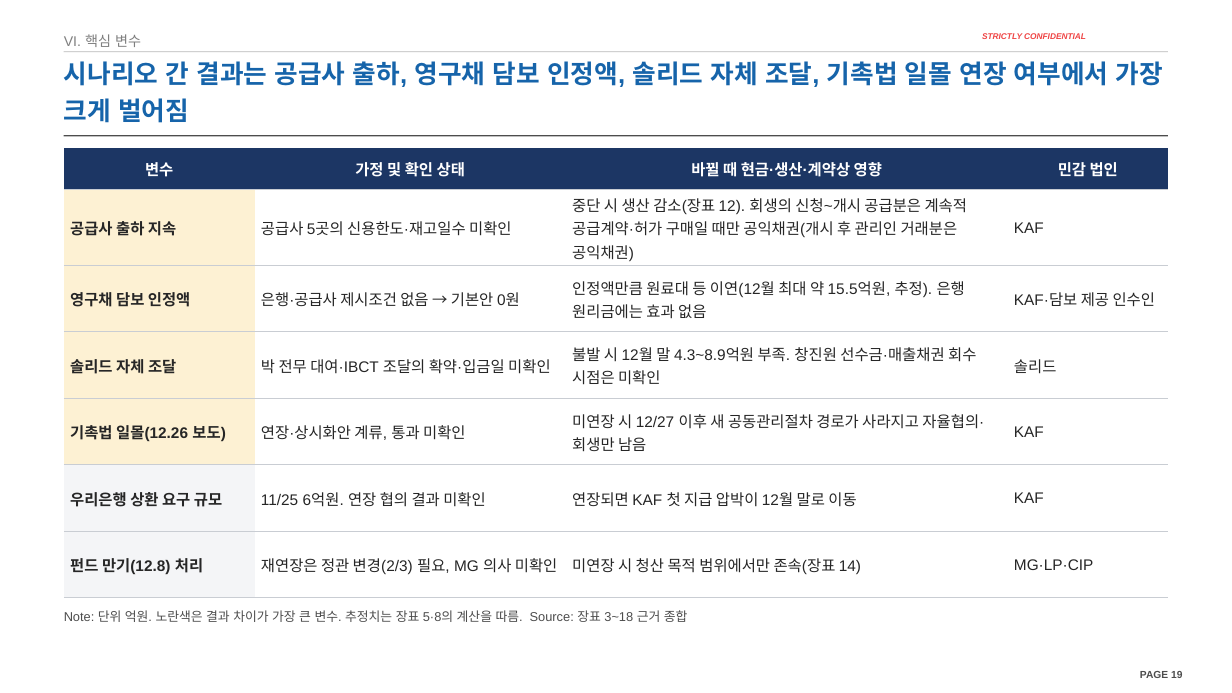
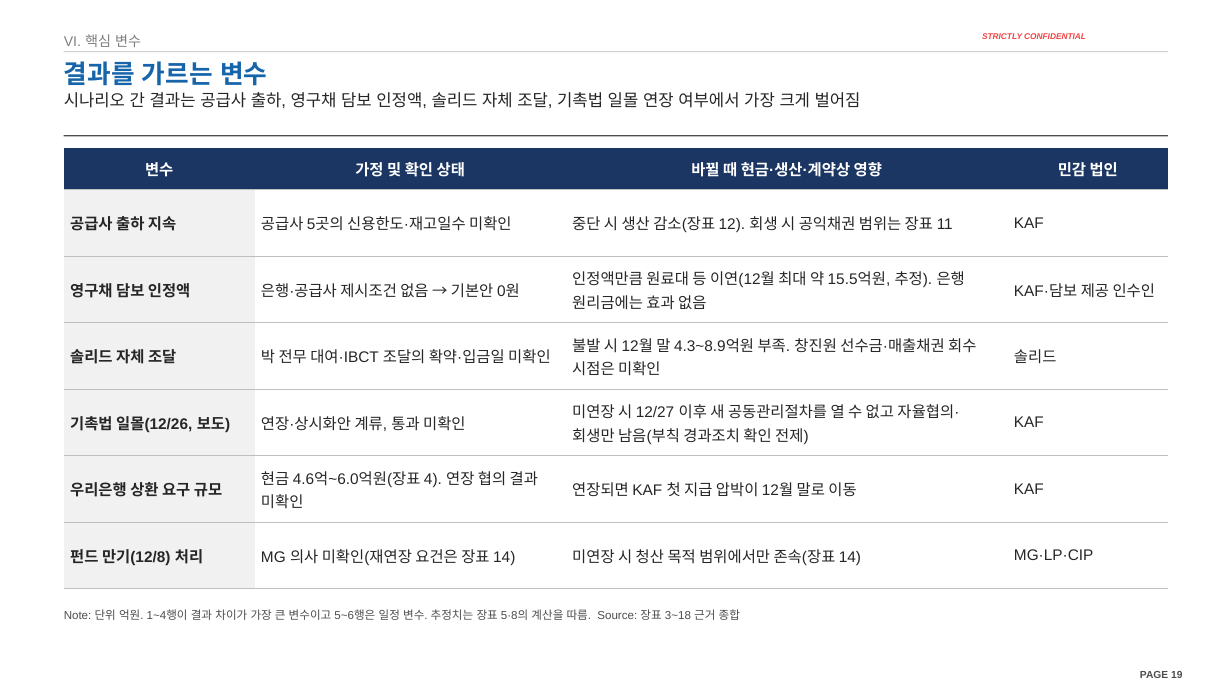
Before and after one commit to jogyesung/GS-Secretary, a slide deck: slide 19 of outputs/CIP_KAF_솔리드_자금조달차질_시나리오_20261118.pptx. Drawn at 1232x693 pixels with LibreOffice and Linux fonts; fonts in the diff are those of the drawing; background and template pictures are left out. Boxes give left, top, right and bottom in pixels: in the first picture for what was removed or moved away, otherwise in the second. Text is boxed around its words. In the diff, an @@ line names an element or a change of style, - is before the commit and + after.

```diff
--- a/outputs/CIP_KAF_솔리드_자금조달차질_시나리오_20261118.pptx
+++ b/outputs/CIP_KAF_솔리드_자금조달차질_시나리오_20261118.pptx
@@ title added at (64, 61, 267, 86), 20 pt, text #1664AA, bold @@
+결과를 가르는 변수
@@ text "시나리오 간 결과는 공급사 출하, ...": place and size @@
-text "시나리오 간 결과는 공급사 출하, ..." at (64, 61, 1163, 123)
+text "시나리오 간 결과는 공급사 출하, ..." at (64, 92, 861, 108)
@@ text "시나리오 간 결과는 공급사 출하, ..." at (64, 92, 861, 108): size 20 to 13 pt, text colour #1664AA to #262626, bold off; line spacing 1.2 to 1; less space between paragraphs; vertical alignment bottom to top @@
@@ table at (64, 148, 1168, 589) @@
-row 2, column 3: 중단 시 생산 감소(장표 12). 회생의 신청~개시 공급분은 계속적 공급계약·허가 구매일 때만 공익채권(개시 후 관리인 거래분은 공익채권)
+row 2, column 3: 중단 시 생산 감소(장표 12). 회생 시 공익채권 범위는 장표 11
-row 5, column 1: 기촉법 일몰(12.26 보도)
+row 5, column 1: 기촉법 일몰(12/26, 보도)
-row 5, column 3: 미연장 시 12/27 이후 새 공동관리절차 경로가 사라지고 자율협의·회생만 남음
+row 5, column 3: 미연장 시 12/27 이후 새 공동관리절차를 열 수 없고 자율협의·회생만 남음(부칙 경과조치 확인 전제)
-row 6, column 2: 11/25 6억원. 연장 협의 결과 미확인
+row 6, column 2: 현금 4.6억~6.0억원(장표 4). 연장 협의 결과 미확인
-row 7, column 1: 펀드 만기(12.8) 처리
+row 7, column 1: 펀드 만기(12/8) 처리
-row 7, column 2: 재연장은 정관 변경(2/3) 필요, MG 의사 미확인
+row 7, column 2: MG 의사 미확인(재연장 요건은 장표 14)
@@ fill #FDF1D3 to #F1F1F1 in 4 cells @@
@@ fill #F4F5F7 to #F1F1F1 in 2 cells @@
@@ borders changed @@
@@ text at (64, 609, 740, 620): text changed; size 10 to 9 pt @@
-Note: 단위 억원. 노란색은 결과 차이가 가장 큰 변수. 추정치는 장표 5·8의 계산을 따름. Source: 장표 3~18 근거 종합
+Note: 단위 억원. 1~4행이 결과 차이가 가장 큰 변수이고 5~6행은 일정 변수. 추정치는 장표 5·8의 계산을 따름. Source: 장표 3~18 근거 종합
```
Also in this commit, not shown: 26 other slides changed, 2 other files.
